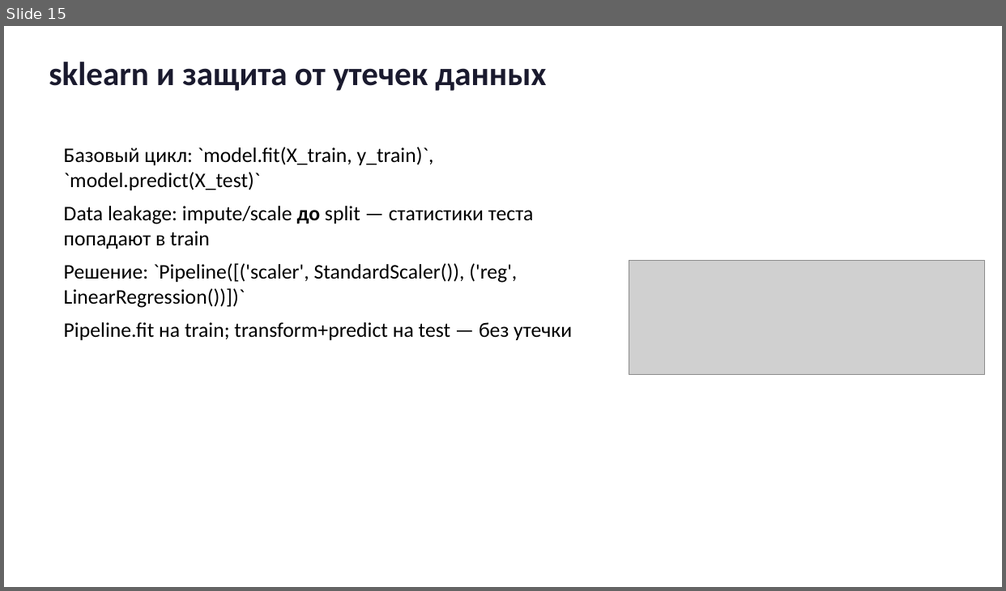
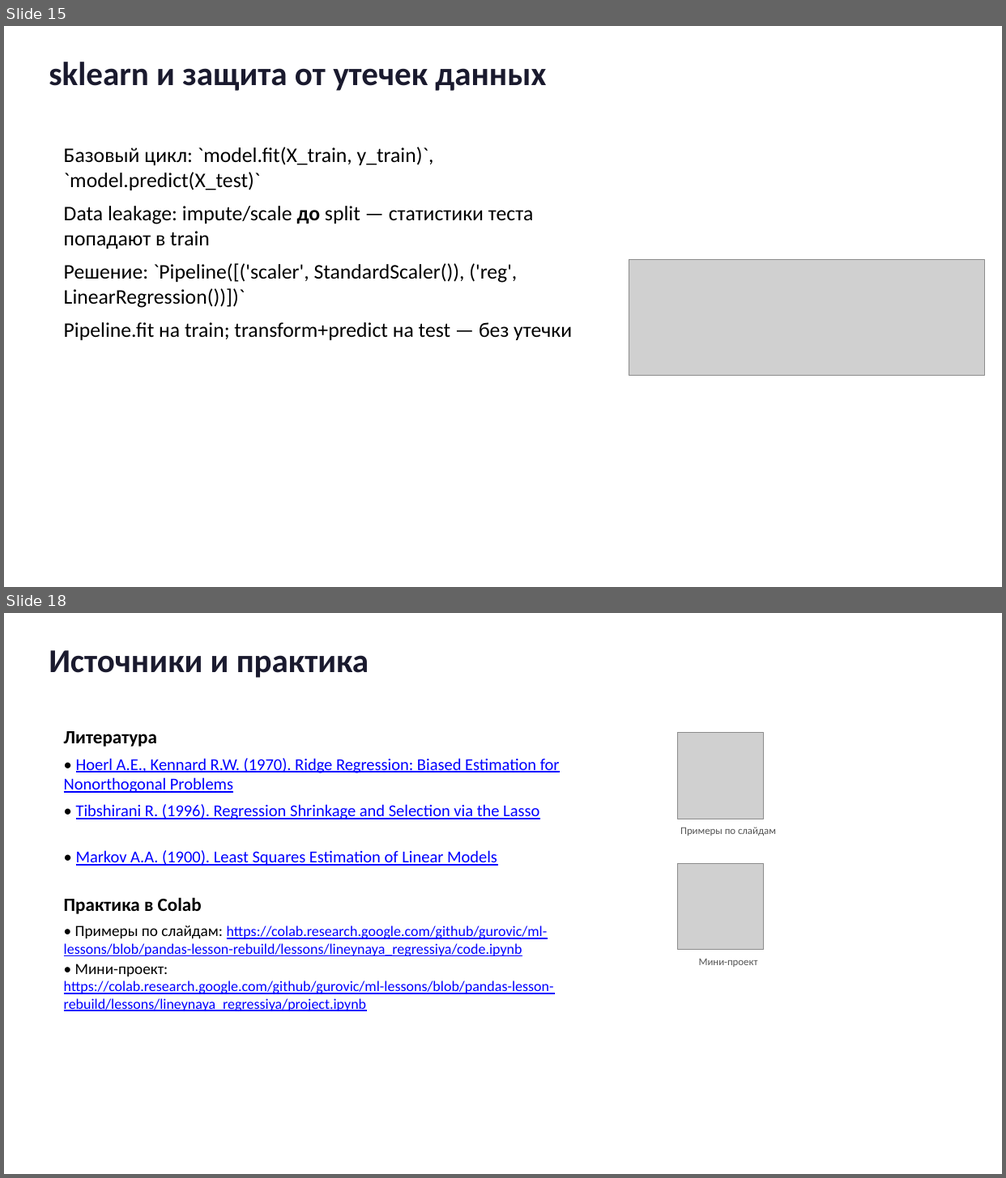
Before and after one commit to gurovic/ml-lessons, a slide deck: lessons/lineynaya_regressiya/presentation.pptx. Shown one above the other, each under a label of ours: slide 15 before the commit, slides 15 and 18 after it; the slides between them are not shown. The pictures are 1006x591 and 1006x1178 pixels, drawn with LibreOffice and Linux fonts; fonts in the diff are those of the drawing; grey boxes stand for pictures. Boxes give left, top, right and bottom in pixels: in the first picture for what was removed or moved away, otherwise in the second. Text is boxed around its words. In the diff, an @@ line names an element or a change of style, - is before the commit and + after.

```diff
--- a/lessons/lineynaya_regressiya/presentation.pptx
+++ b/lessons/lineynaya_regressiya/presentation.pptx
@@ slide 18 added at (x1=4, y1=613, x2=1002, y2=1174), background #FFFFFF @@
@@ text added at (x1=49, y1=650, x2=368, y2=678), 32 pt, text #1A1A2E, bold @@
+Источники и практика
@@ text added at (x1=64, y1=731, x2=157, y2=747), 18 pt, text #000000, bold @@
+Литература
@@ picture added at (x1=678, y1=733, x2=764, y2=819) @@
@@ text added at (x1=64, y1=758, x2=560, y2=793), 16 pt, text #0000FF, underline @@
+• Hoerl A.E., Kennard R.W. (1970). Ridge Regression: Biased Estimation for Nonorthogonal Problems
@@ text added at (x1=76, y1=804, x2=539, y2=820), 16 pt, text #0000FF, underline @@
+• Tibshirani R. (1996). Regression Shrinkage and Selection via the Lasso
@@ text added at (x1=680, y1=827, x2=776, y2=836), 10 pt, text #555555 @@
+Примеры по слайдам
@@ text added at (x1=76, y1=850, x2=497, y2=866), 16 pt, text #0000FF, underline @@
+• Markov A.A. (1900). Least Squares Estimation of Linear Models
@@ picture added at (x1=678, y1=864, x2=764, y2=950) @@
@@ text added at (x1=64, y1=897, x2=202, y2=914), 18 pt, text #000000, bold @@
+Практика в Colab
@@ text added at (x1=64, y1=926, x2=548, y2=1012), 14 pt, text #0000FF, underline @@
+• Примеры по слайдам: https://colab.research.google.com/github/gurovic/ml-lessons/blob/pandas-lesson-rebuild/lessons/lineynaya_regressiya/code.ipynb
@@ text added at (x1=64, y1=964, x2=554, y2=1012), 14 pt, text #0000FF, underline @@
+• Мини-проект: https://colab.research.google.com/github/gurovic/ml-lessons/blob/pandas-lesson-rebuild/lessons/lineynaya_regressiya/project.ipynb
@@ text added at (x1=699, y1=959, x2=758, y2=967), 10 pt, text #555555 @@
+Мини-проект
```
Also in this commit, not shown: 13 slides changed, 9 other files.
